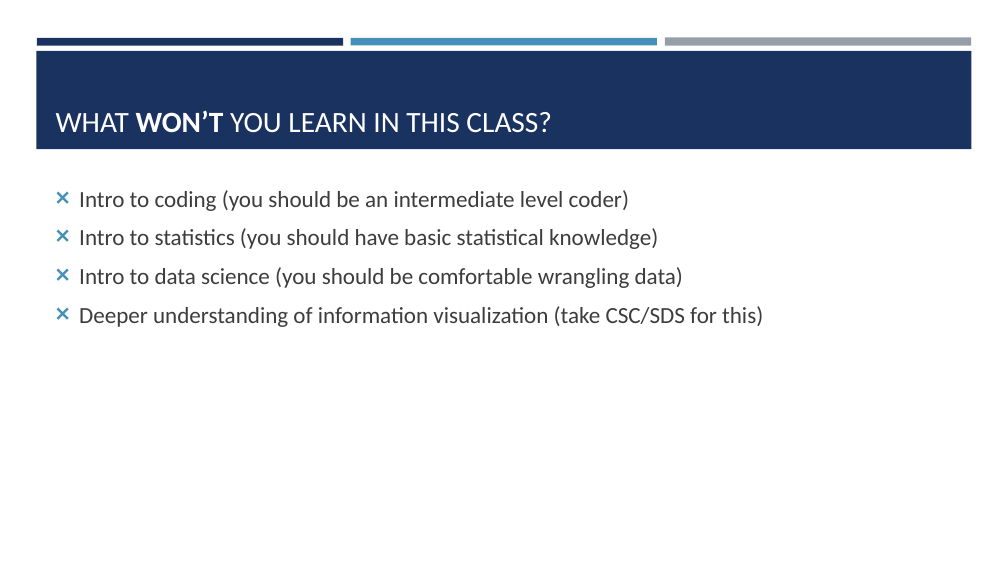
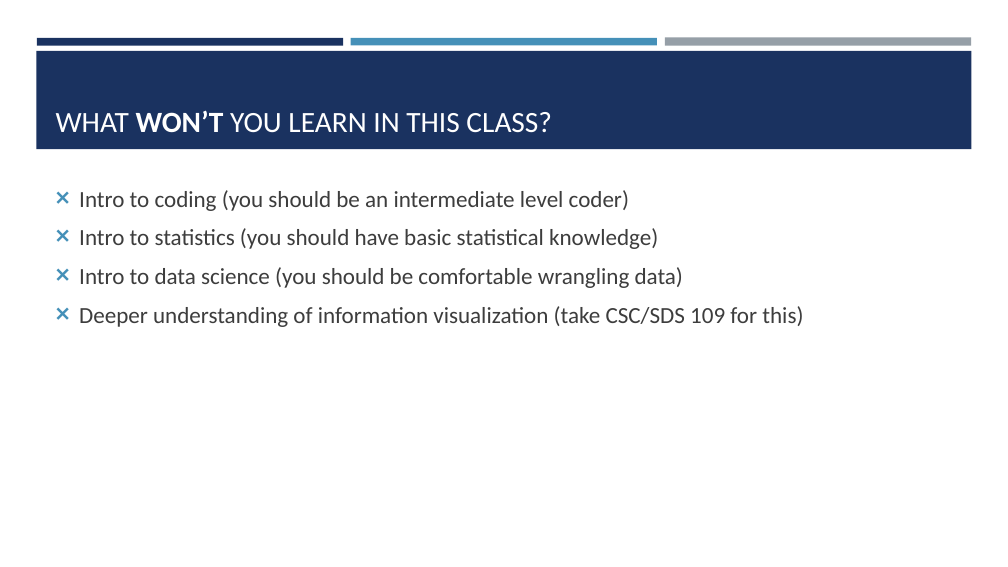
Before and after one commit to amosca01/SDS-CSC235, a slide deck: slide 18 of slides/01-what-is-VA.pptx. Drawn at 1008x567 pixels with LibreOffice and Linux fonts; fonts in the diff are those of the drawing. Boxes give left, top, right and bottom in pixels: in the first picture for what was removed or moved away, otherwise in the second. Text is boxed around its words. In the diff, an @@ line names an element or a change of style, - is before the commit and + after.

```diff
--- a/slides/01-what-is-VA.pptx
+++ b/slides/01-what-is-VA.pptx
@@ text at box(79, 306, 803, 327): text changed @@
-❌ Deeper understanding of information visualization (take CSC/SDS for this)
+❌ Deeper understanding of information visualization (take CSC/SDS 109 for this)
```
Also in this commit, not shown: 1 other file.
